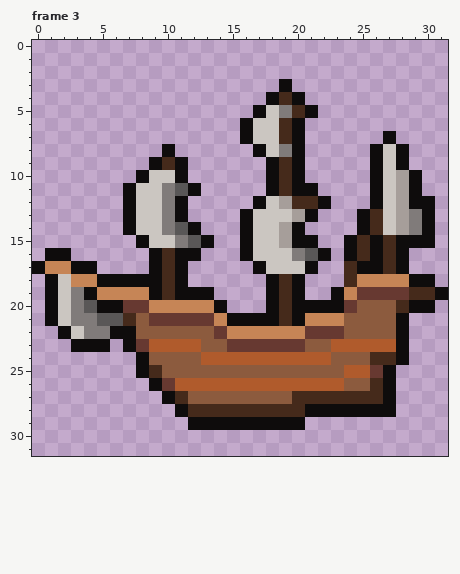
Pixel-art file -- assets/working/boats.ase. Above, as it was before the edit.
32x32 pixels, 3 frames. Shown: frame 3. The old version is drawn lined up with the new one.
After the commit:
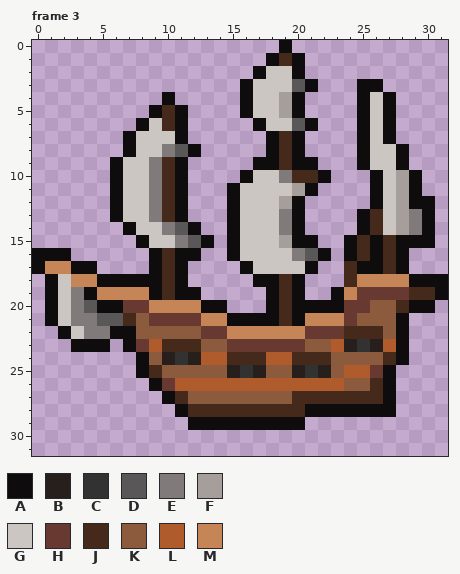
Palette (. is transparent): A #0e0c0c  B #271f1b  C #323232  D #595757  E #807b7a  F #a69e9a  G #cbc6c1  H #673931  J #452a1b  K #8c5b3e  L #b05b2c  M #c68556
Edits made:
whole drawing moved by +0,+1 (the old picture is shown already moved)
Frame 3:
The edit adds colour A in row 0 at x 19; in row 1 at x 18 and 20; in row 2 at x 17 and 20; in row 3 at x 16, 21 and 25 to 26; in row 4 at x 10, 16, 25 and 27; in row 5 at x 9, 11, 16, 25 and 27.
The edit adds colour A in row 6 at x 8, 11, 21, 25 and 27; in row 7 at x 7, 11 and 25; in row 8 at x 7, 12 and 25; in row 9 at x 6, 17, 21 and 25; in row 10 at x 6, 16 and 22; in rows 11 to 13 at x 6 and 15.
The edit adds colour A in rows 14 to 15 at x 15; in row 16 at x 0 and 15; in row 17 at x 16; in row 18 at x 17 and 31.
Colour D gives way to colour A in row 11 at x 11.
Colour F gives way to colour A in row 13 at x 20.
Colour G gives way to colour A in row 6 at x 17; in rows 7 to 8 at x 18.
Colour J gives way to colour A in row 5 at x 20; in row 12 at x 20.
Colour M gives way to colour A in row 20 at x 13.
Colour K gives way to colour B in row 24 at x 10 and 12; in row 25 at x 15, 17, 20 and 22.
Colour L gives way to colour B in row 23 at x 24 and 26.
Colour K gives way to colour C in row 24 at x 11; in row 25 at x 16 and 21.
Colour L gives way to colour C in row 23 at x 25.
The edit adds colour D in row 3 at x 20; in row 8 at x 11.
Colour A gives way to colour D in row 6 at x 20.
Colour A gives way to colour E in row 8 at x 10; in row 9 at x 9.
Colour F gives way to colour E in row 14 at x 19.
Colour G gives way to colour E in rows 10 to 12 at x 9; in row 13 at x 9 and 19.
Colour J gives way to colour E in row 10 at x 19.
Colour A gives way to colour F in row 11 at x 20.
Colour E gives way to colour F in row 5 at x 19.
Colour J gives way to colour F in row 4 at x 19.
The edit adds colour G in row 2 at x 18 to 19; in row 3 at x 17 to 18; in row 4 at x 17 and 26; in row 5 at x 26; in row 6 at x 9 and 26; in row 7 at x 8 to 10 and 26.
The edit adds colour G in row 8 at x 8 to 9; in row 9 at x 7 to 8; in row 10 at x 7 and 17; in row 11 at x 16 to 17; in row 12 at x 16.
Colour A gives way to colour G in row 3 at x 19; in row 4 at x 18; in row 5 at x 17; in rows 8 to 9 at x 26; in row 10 at x 8 and 18; in row 11 at x 7 and 18.
Colour A gives way to colour G in row 12 at x 7 and 17; in row 13 at x 7 and 16; in rows 14 to 16 at x 16; in row 17 at x 17.
Colour J gives way to colour G in row 6 at x 19; in row 11 at x 19.
Colour K gives way to colour H in row 20 at x 25; in row 21 at x 24; in row 22 at x 13.
The edit adds colour J in row 1 at x 19; in rows 5 to 6 at x 10; in row 10 at x 21.
Colour A gives way to colour J in row 10 at x 20.
Colour E gives way to colour J in row 8 at x 19; in rows 11 to 13 at x 10.
Colour G gives way to colour J in row 10 at x 10.
Colour K gives way to colour J in row 22 at x 24 to 26.
Colour L gives way to colour J in row 23 at x 10 to 12; in row 24 at x 15 to 17 and 20 to 22.
Colour J gives way to colour K in row 24 at x 26.
Colour H gives way to colour M in row 21 at x 13.
Colour A is removed in row 5 at x 21; in rows 6 to 7 at x 16; in row 8 at x 17; in row 11 at x 12; in row 12 at x 22; in row 13 at x 21.
Colour A is removed in row 19 at x 13.
Colour G is removed in row 7 at x 17.
Colour J is removed in row 12 at x 21.
Pixel boxes of the changes (left, top, right, bottom) in both pictures:
changed: (110, 40, 396, 378)
added: (32, 248, 45, 261)
added: (435, 274, 448, 287)
